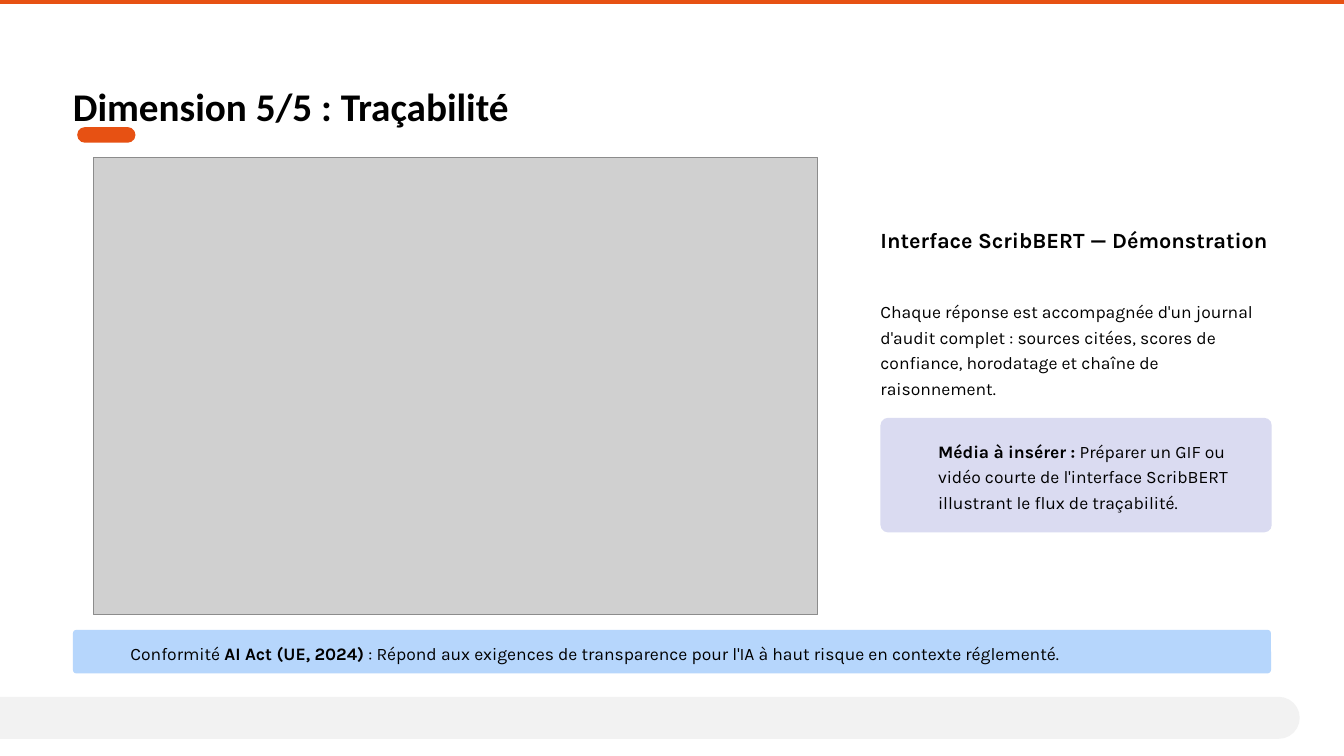
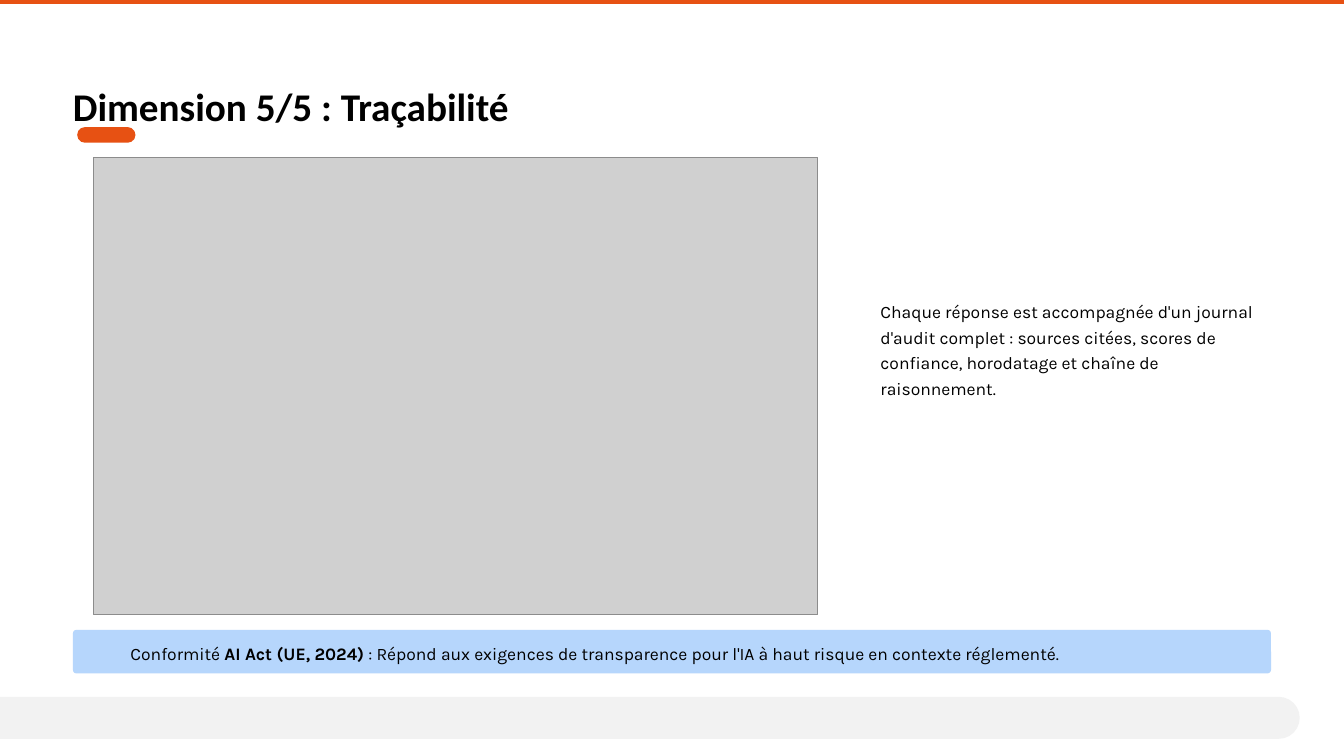
Before and after one commit to AurelienLELEU/memoire, a slide deck: slide 11 of Évaluer la cohérence et la fiabilité d'un système RAG en contexte industriel critique.pptx (slide 10 before the commit). Drawn at 1344x756 pixels with LibreOffice and Linux fonts; fonts in the diff are those of the drawing; grey boxes stand for pictures; background and template pictures are left out. Boxes give left, top, right and bottom in pixels: in the first picture for what was removed or moved away, otherwise in the second. Text is boxed around its words. In the diff, an @@ line names an element or a change of style, - is before the commit and + after.

```diff
--- a/Évaluer la cohérence et la fiabilité d'un système RAG en contexte industriel critique.pptx
+++ b/Évaluer la cohérence et la fiabilité d'un système RAG en contexte industriel critique.pptx
@@ text removed at (880, 231, 1267, 249) @@
-Interface ScribBERT — Démonstration
@@ rounded rectangle removed at (880, 418, 1271, 533) @@
@@ text removed at (938, 444, 1228, 513) @@
-Média à insérer : Préparer un GIF ou vidéo courte de l'interface ScribBERT illustrant le flux de traçabilité.
```
Also in this commit, not shown: 6 other slides changed, 2 slides added, 1 slide removed, 1 other file.
